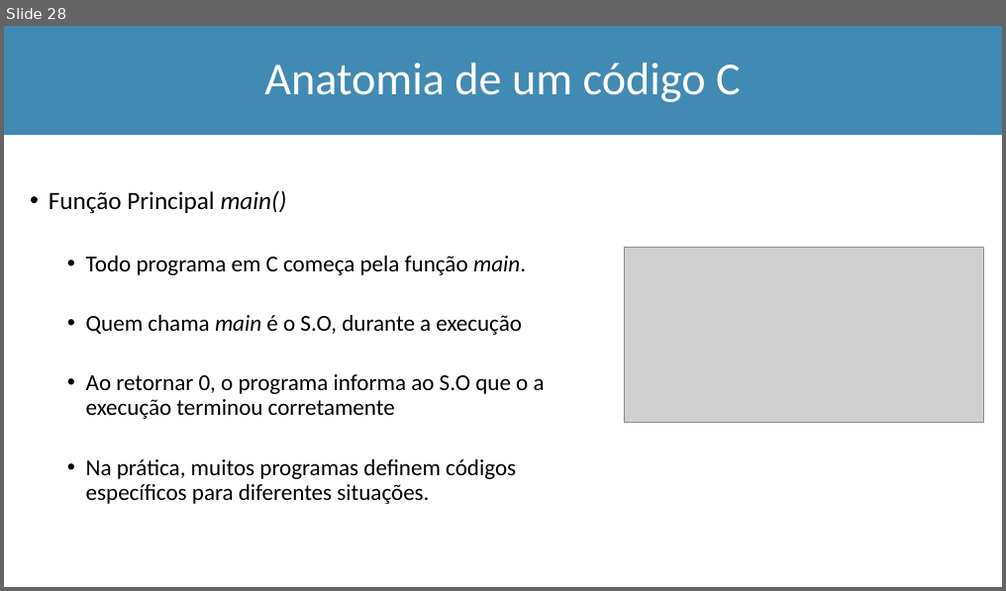
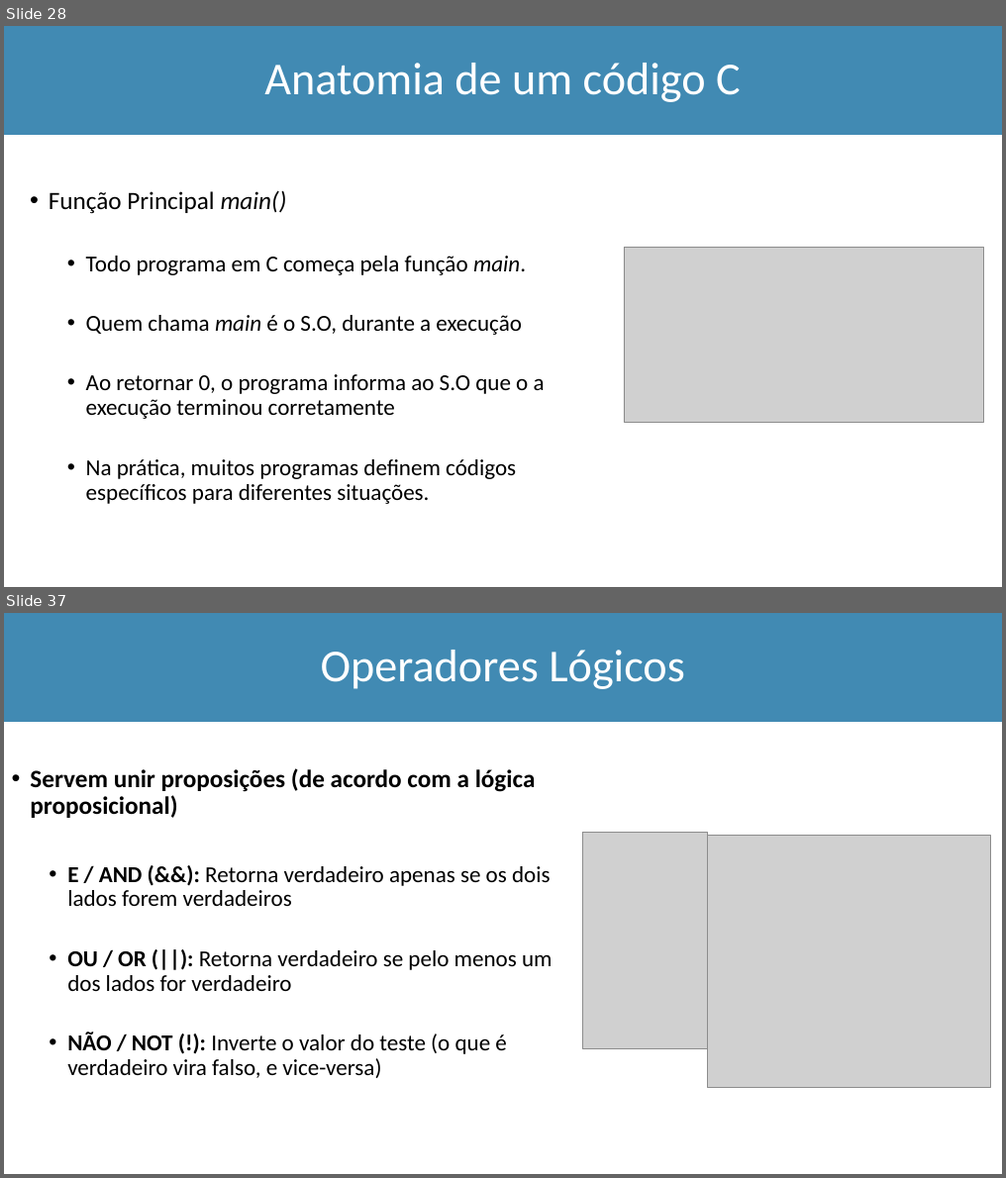
Before and after one commit to Marcio-Salmazo/Aulas, a slide deck: UNIUBE-LP/Teoria_LP.pptx. Shown one above the other, each under a label of ours: slide 28 before the commit, slides 28 and 37 after it; the slides between them are not shown. The pictures are 1006x591 and 1006x1178 pixels, drawn with LibreOffice and Linux fonts; fonts in the diff are those of the drawing; grey boxes stand for pictures. Boxes give left, top, right and bottom in pixels: in the first picture for what was removed or moved away, otherwise in the second. Text is boxed around its words. In the diff, an @@ line names an element or a change of style, - is before the commit and + after.

```diff
--- a/UNIUBE-LP/Teoria_LP.pptx
+++ b/UNIUBE-LP/Teoria_LP.pptx
@@ slide 37 added at [4,613,1002,1174], background #FFFFFF @@
@@ rectangle added at [4,613,1002,722], fill #418AB3, outline #418AB3 1 pt @@
@@ title added at [321,650,685,689], 44 pt, text #FFFFFF @@
+Operadores Lógicos
@@ text added at [30,768,552,1078], 22 pt, text #000000 @@
+• Servem unir proposições (de acordo com a lógica proposicional)
+  • E / AND (&&): Retorna verdadeiro apenas se os dois lados forem verdadeiros
+  • OU / OR (||): Retorna verdadeiro se pelo menos um dos lados for verdadeiro
+  • NÃO / NOT (!): Inverte o valor do teste (o que é verdadeiro vira falso, e vice-versa)
@@ picture added at [583,833,708,1049] @@
@@ picture added at [707,835,991,1087] @@
```
Also in this commit, not shown: 14 other slides added, 4 other files.
